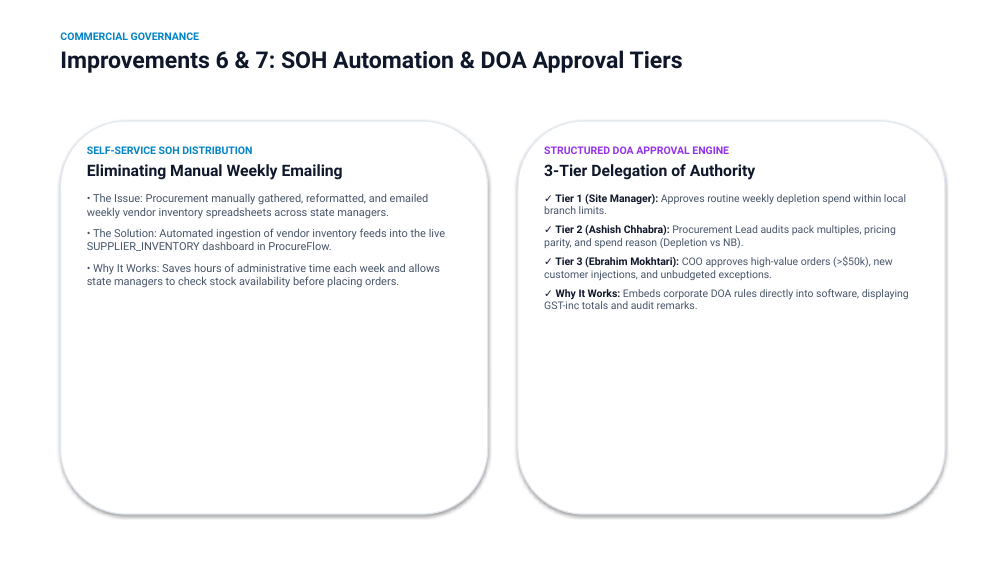
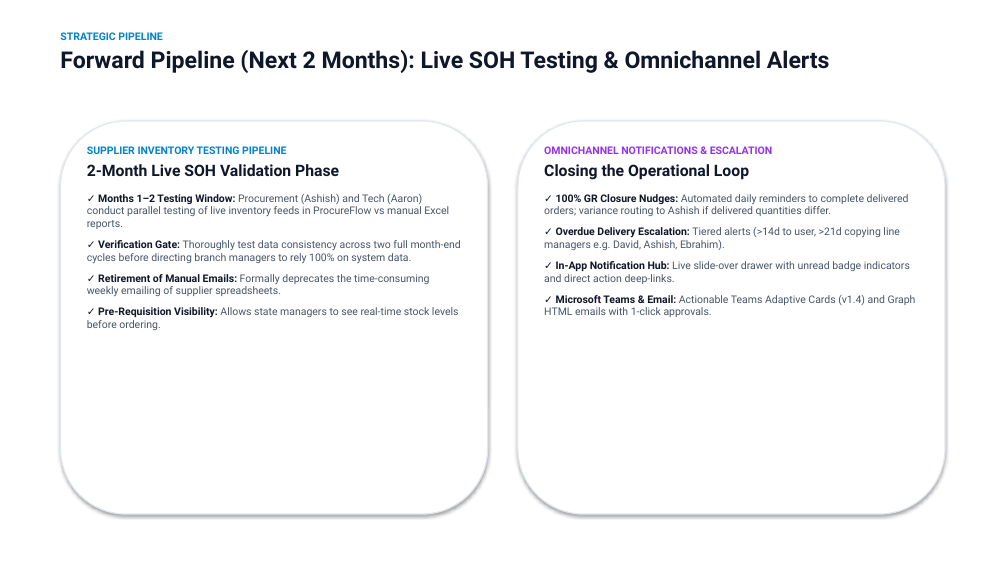
Before and after one commit to SPLGit-Project/ProcureFlow-App, a slide deck: slide 9 of docs/ProcureFlow_Executive_Roadmap.pptx. Drawn at 1008x567 pixels with LibreOffice and Linux fonts; fonts in the diff are those of the drawing. Boxes give left, top, right and bottom in pixels: in the first picture for what was removed or moved away, otherwise in the second. Text is boxed around its words. In the diff, an @@ line names an element or a change of style, - is before the commit and + after.

Commit message:
feat(mobile): fix requests scrolling on mobile & update action plan and slides to v3.0 following 2pm review

```diff
--- a/docs/ProcureFlow_Executive_Roadmap.pptx
+++ b/docs/ProcureFlow_Executive_Roadmap.pptx
@@ text at box(60, 32, 830, 73): text changed @@
-COMMERCIAL GOVERNANCE
-Improvements 6 & 7: SOH Automation & DOA Approval Tiers
+STRATEGIC PIPELINE
+Forward Pipeline (Next 2 Months): Live SOH Testing & Omnichannel Alerts
@@ text at box(87, 146, 461, 330): text changed; size 10.5 to 10 pt @@
-SELF-SERVICE SOH DISTRIBUTION
-Eliminating Manual Weekly Emailing
-• The Issue: Procurement manually gathered, reformatted, and emailed weekly vendor inventory spreadsheets across state managers.
-• The Solution: Automated ingestion of vendor inventory feeds into the live SUPPLIER_INVENTORY dashboard in ProcureFlow.
-• Why It Works: Saves hours of administrative time each week and allows state managers to check stock availability before placing orders.
+SUPPLIER INVENTORY TESTING PIPELINE
+2-Month Live SOH Validation Phase
+✓ Months 1–2 Testing Window: Procurement (Ashish) and Tech (Aaron) conduct parallel testing of live inventory feeds in ProcureFlow vs manual Excel reports.
+✓ Verification Gate: Thoroughly test data consistency across two full month-end cycles before directing branch managers to rely 100% on system data.
+✓ Retirement of Manual Emails: Formally deprecates the time-consuming weekly emailing of supplier spreadsheets.
+✓ Pre-Requisition Visibility: Allows state managers to see real-time stock levels before ordering.
@@ text at box(544, 146, 916, 317): text changed @@
-STRUCTURED DOA APPROVAL ENGINE
-3-Tier Delegation of Authority
-✓ Tier 1 (Site Manager): Approves routine weekly depletion spend within local branch limits.
-✓ Tier 2 (Ashish Chhabra): Procurement Lead audits pack multiples, pricing parity, and spend reason (Depletion vs NB).
-✓ Tier 3 (Ebrahim Mokhtari): COO approves high-value orders (>$50k), new customer injections, and unbudgeted exceptions.
-✓ Why It Works: Embeds corporate DOA rules directly into software, displaying GST-inc totals and audit remarks.
+OMNICHANNEL NOTIFICATIONS & ESCALATION
+Closing the Operational Loop
+✓ 100% GR Closure Nudges: Automated daily reminders to complete delivered orders; variance routing to Ashish if delivered quantities differ.
+✓ Overdue Delivery Escalation: Tiered alerts (>14d to user, >21d copying line managers e.g. David, Ashish, Ebrahim).
+✓ In-App Notification Hub: Live slide-over drawer with unread badge indicators and direct action deep-links.
+✓ Microsoft Teams & Email: Actionable Teams Adaptive Cards (v1.4) and Graph HTML emails with 1-click approvals.
```
Also in this commit, not shown: 5 other slides changed, 2 slides added, 2 slides removed, 2 other files.
